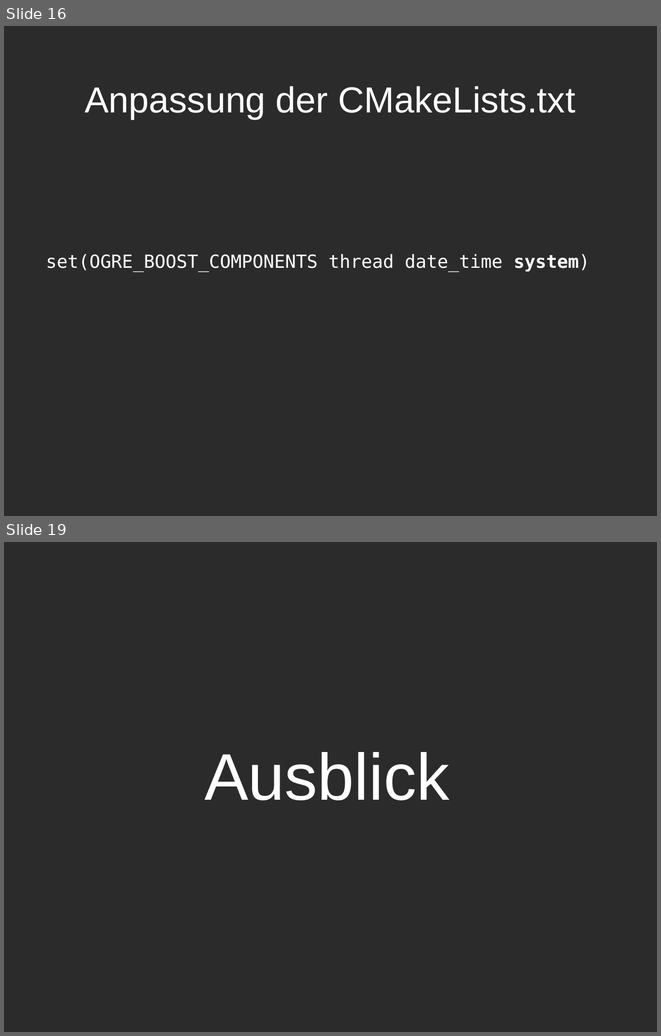
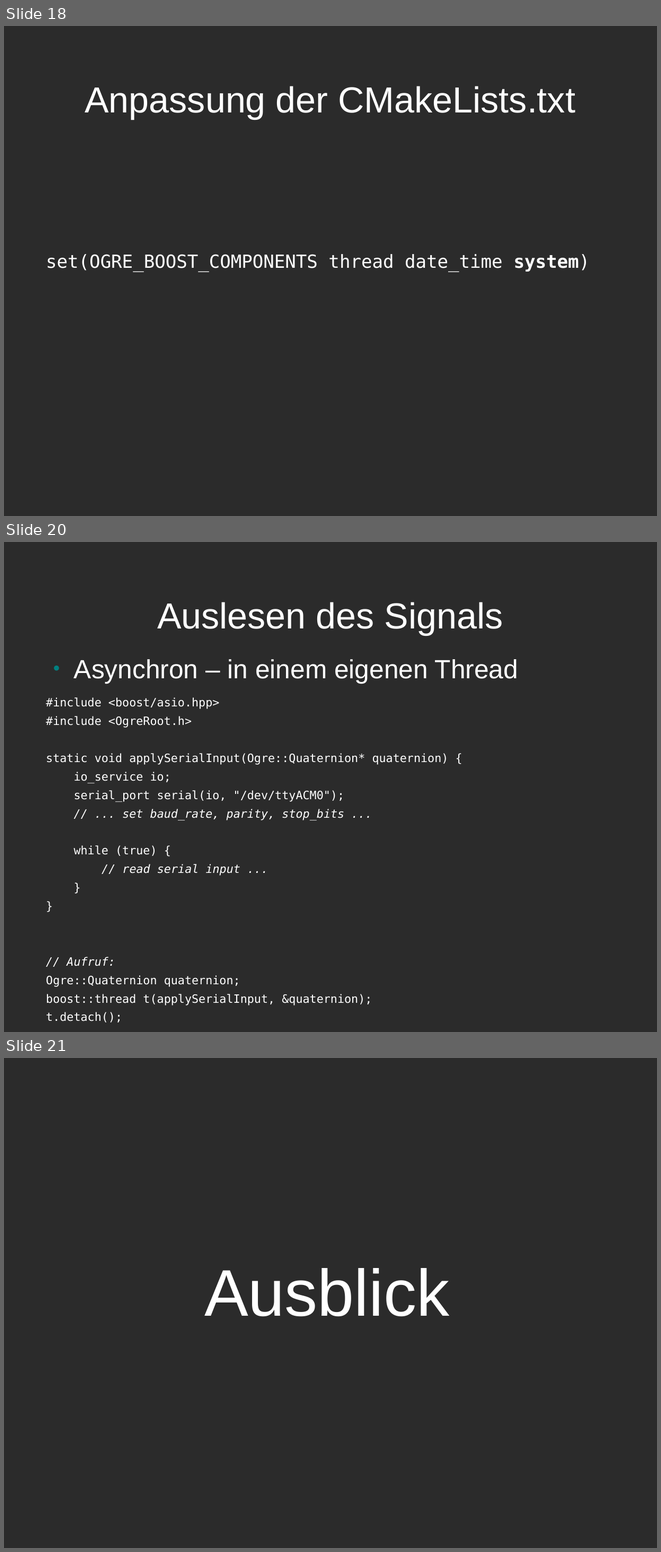
Before and after one commit to mgoltzsche/ogre3d-diy-hmd, a slide deck: doc/isy-kurzvortrag-max.odp. Shown one above the other, each under a label of ours: slides 16 and 19 before the commit, slides 18, 20 and 21 after it; the slides between them are not shown. The pictures are 661x1036 and 661x1552 pixels, drawn with LibreOffice and Linux fonts; fonts in the diff are those of the drawing; background and template pictures are left out; a plain dark background stands for a picture behind light text. Boxes give left, top, right and bottom in pixels: in the first picture for what was removed or moved away, otherwise in the second. Text is boxed around its words. In the diff, an @@ line names an element or a change of style, - is before the commit and + after.

```diff
--- a/doc/isy-kurzvortrag-max.odp
+++ b/doc/isy-kurzvortrag-max.odp
@@ slide 20 added at bbox=[4, 542, 657, 1032], background picture (left out) @@
@@ title added at bbox=[157, 602, 503, 635], 44 pt, text #FFFFFF @@
+Auslesen des Signals
@@ text added at bbox=[46, 659, 518, 1022], 14 pt, text #FFFFFF @@
+● Asynchron – in einem eigenen Thread
+#include <boost/asio.hpp>
+#include <OgreRoot.h>
+static void applySerialInput(Ogre::Quaternion* quaternion) {
+io_service io;
+serial_port serial(io, "/dev/ttyACM0");
+// ... set baud_rate, parity, stop_bits ...
+while (true) {
+// read serial input ...
+}
+}
+// Aufruf:
+Ogre::Quaternion quaternion;
+boost::thread t(applySerialInput, &quaternion);
+t.detach();
@@ what was slide 16 is now slide 18 @@
@@ what was slide 19 is now slide 21 @@
```
Also in this commit, not shown: 4 slides changed, 3 other slides added, 2 slides removed, 4 other files.
